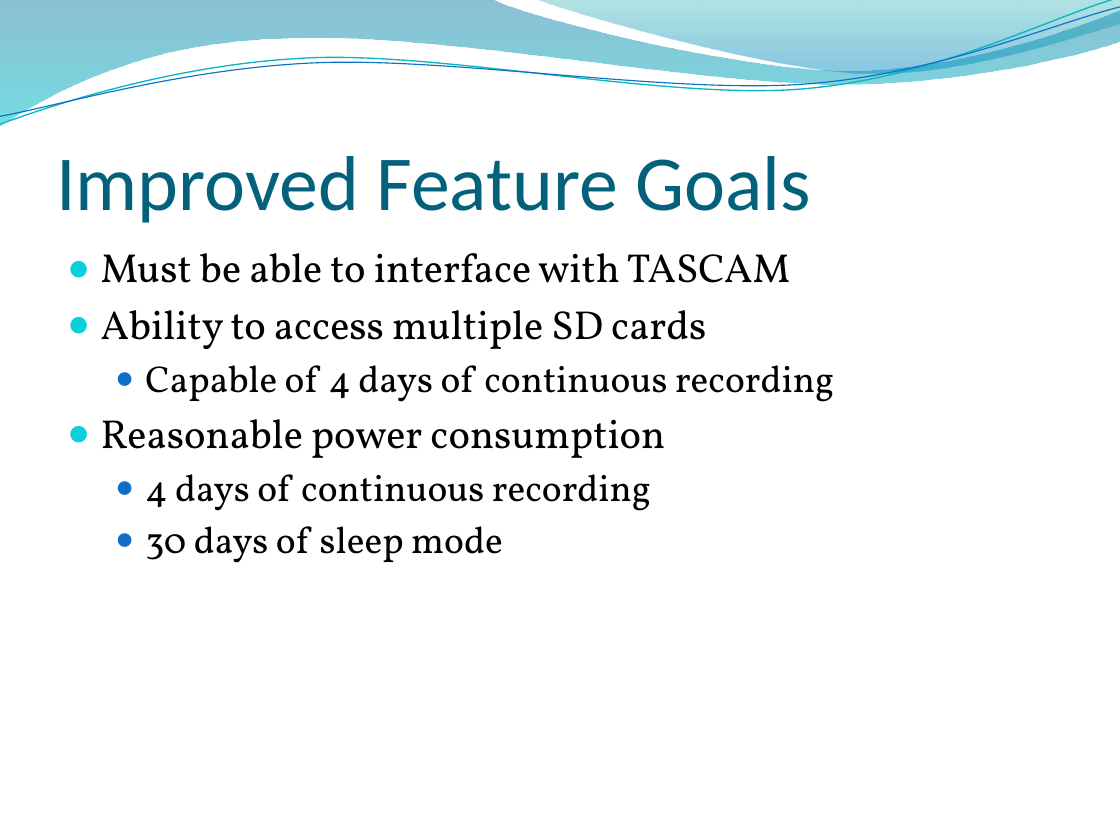
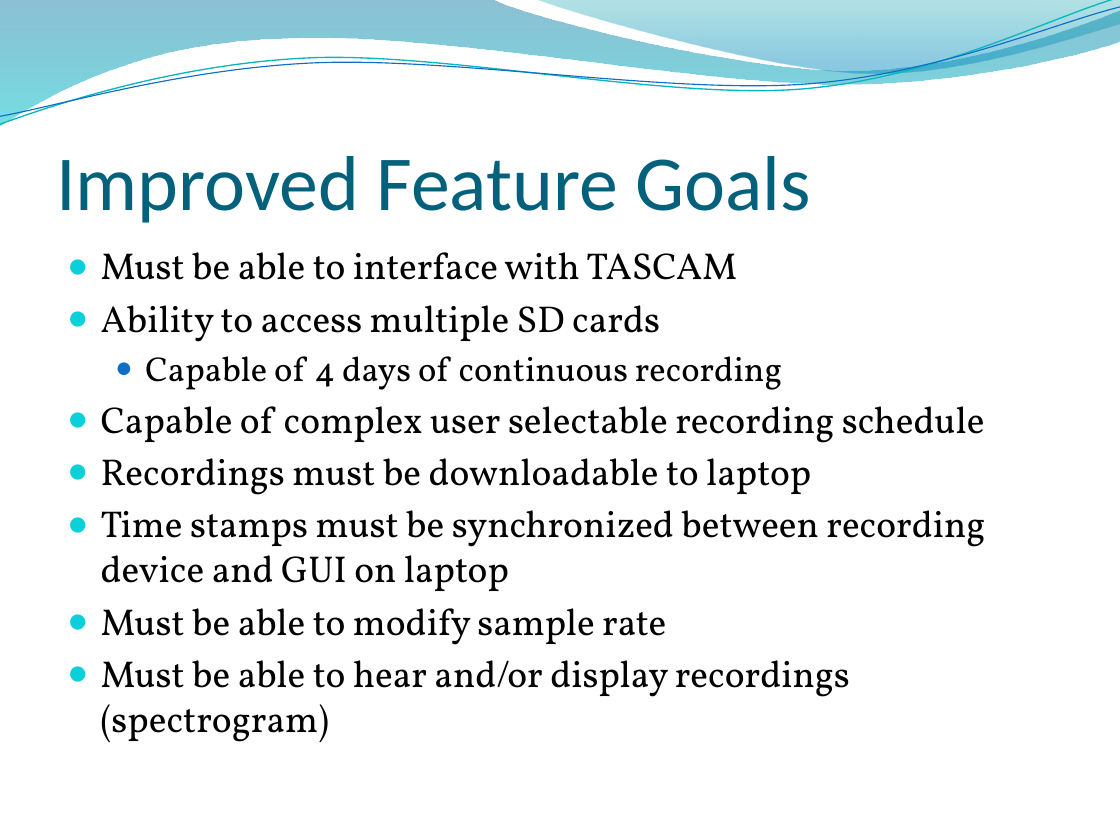
Before and after one commit to chelseathroop/UUVCapstone, a slide deck: slide 3 of CapstoneAssignments/CapstoneProposal.pptx. Drawn at 1120x840 pixels with LibreOffice and Linux fonts; fonts in the diff are those of the drawing; background and template pictures are left out. Boxes give left, top, right and bottom in pixels: in the first picture for what was removed or moved away, otherwise in the second. Text is boxed around its words. In the diff, an @@ line names an element or a change of style, - is before the commit and + after.

```diff
--- a/CapstoneAssignments/CapstoneProposal.pptx
+++ b/CapstoneAssignments/CapstoneProposal.pptx
@@ text at bbox=[101, 252, 782, 390]: size 26 to 24.1 pt in "Must be able to interface with TASCAM", "Ability to access multiple SD cards"; size 24 to 22.2 pt in "Capable of 4 days of continuous recording" @@
@@ text at bbox=[101, 406, 985, 742]: text changed; size 24 to 24.1 pt @@
-● Reasonable power consumption
-  ● 4 days of continuous recording
-  ● 30 days of sleep mode
+● Capable of complex user selectable recording schedule
+● Recordings must be downloadable to laptop
+● Time stamps must be synchronized between recording device and GUI on laptop
+● Must be able to modify sample rate
+● Must be able to hear and/or display recordings (spectrogram)
```
Also in this commit, not shown: 4 slides added.
